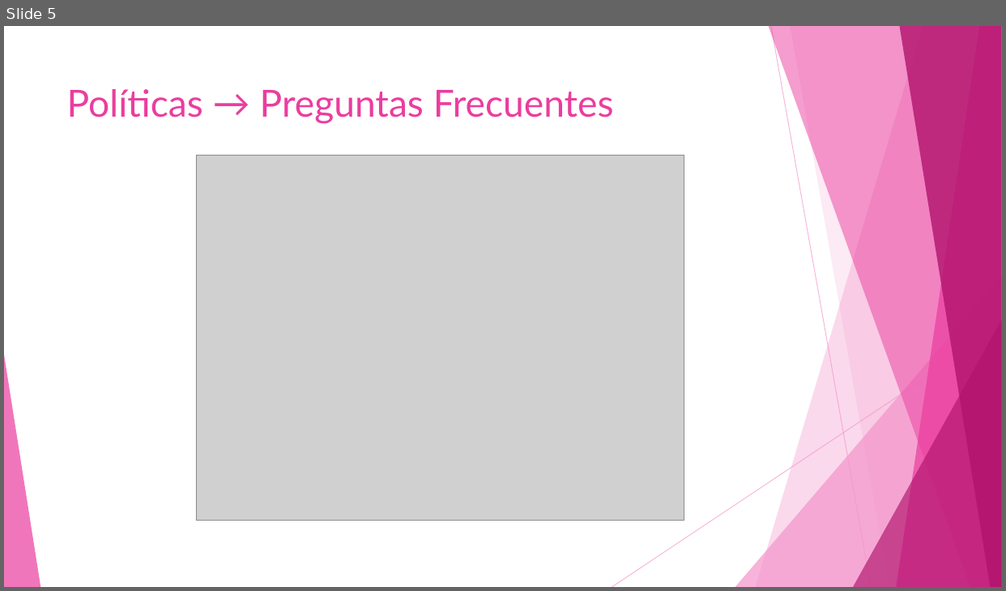
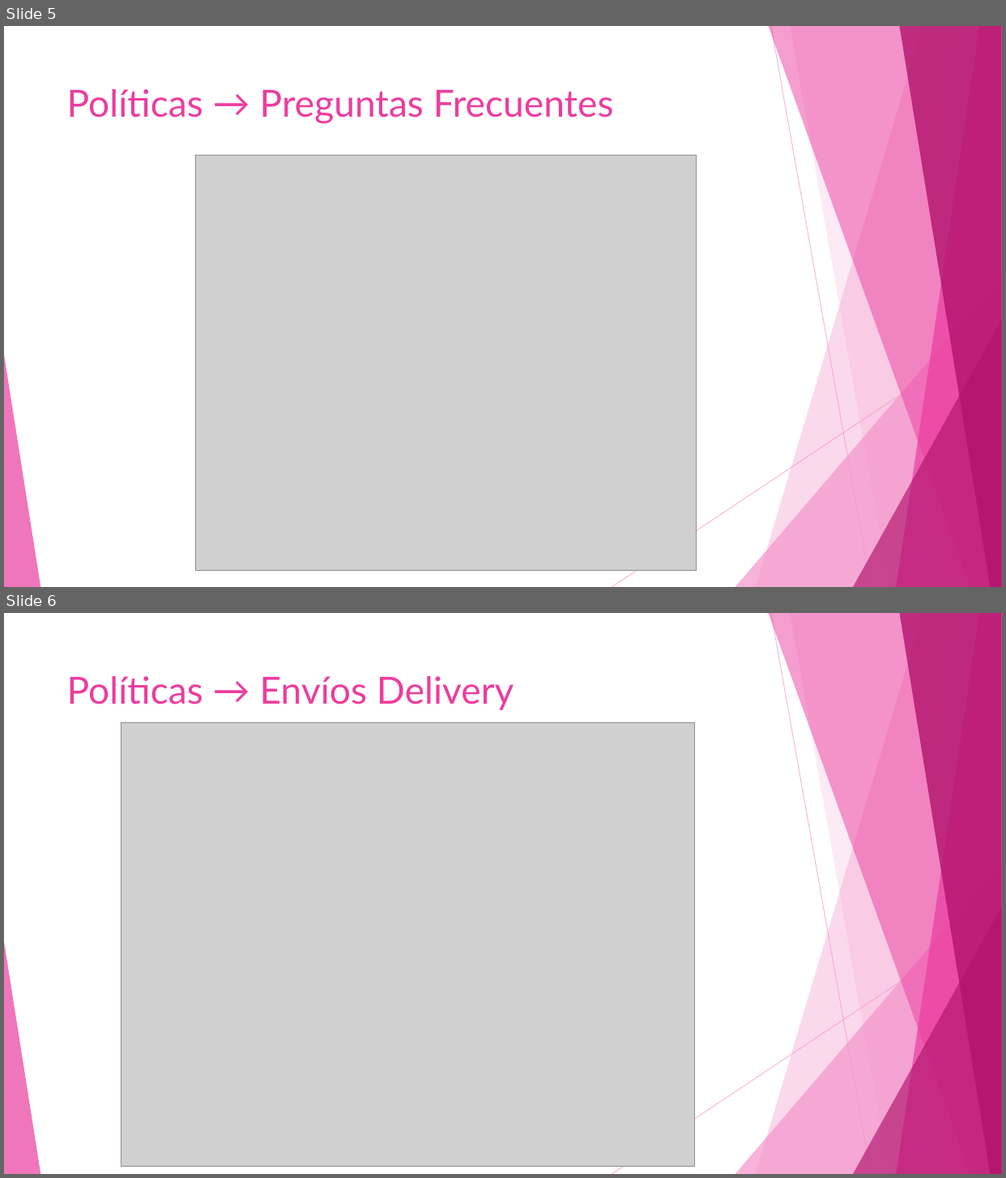
Before and after one commit to Melisa045/wordpress, a slide deck: primer Desafío Melisa Higa.pptx. Shown one above the other, each under a label of ours: slide 5 before the commit, slides 5 and 6 after it. The pictures are 1006x591 and 1006x1178 pixels, drawn with LibreOffice and Linux fonts; fonts in the diff are those of the drawing; grey boxes stand for pictures. Boxes give left, top, right and bottom in pixels: in the first picture for what was removed or moved away, otherwise in the second. Text is boxed around its words. In the diff, an @@ line names an element or a change of style, - is before the commit and + after.

```diff
--- a/primer Desafío Melisa Higa.pptx
+++ b/primer Desafío Melisa Higa.pptx
@@ slide 6 added at bbox=[4, 613, 1002, 1174], background #FFFFFF; not listed: 10 template elements that a slide beside it also shows @@
@@ title added at bbox=[67, 676, 513, 710], 36 pt, text #EB3D9F @@
+Políticas → Envíos Delivery
@@ picture added at bbox=[121, 722, 695, 1167] @@
@@ slide 5 changed as well @@
@@ picture: place and size @@
-picture at bbox=[196, 155, 684, 521]
+picture at bbox=[196, 155, 697, 570]
```
Also in this commit, not shown: 4 other slides changed, 2 other slides added, 1 slide removed.
